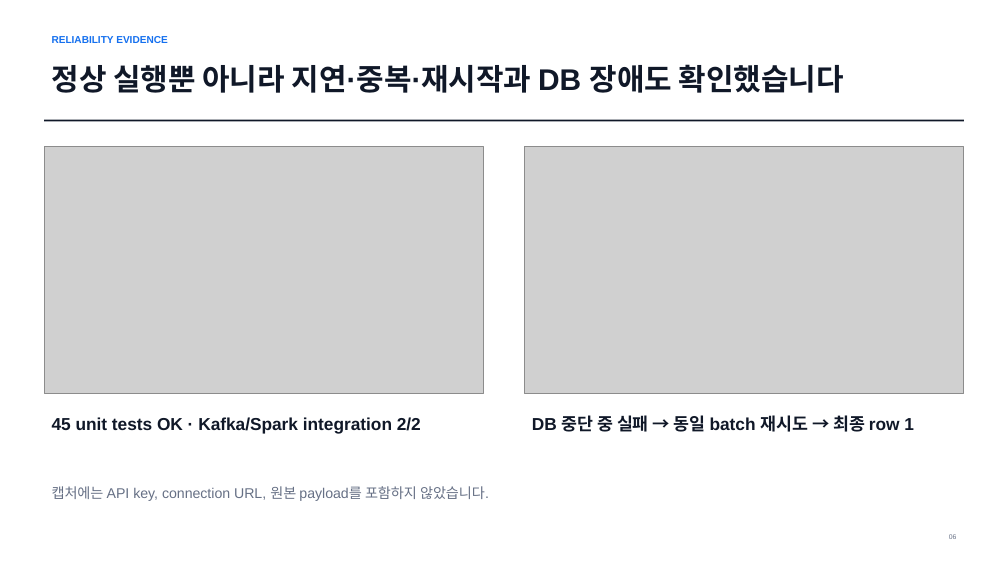
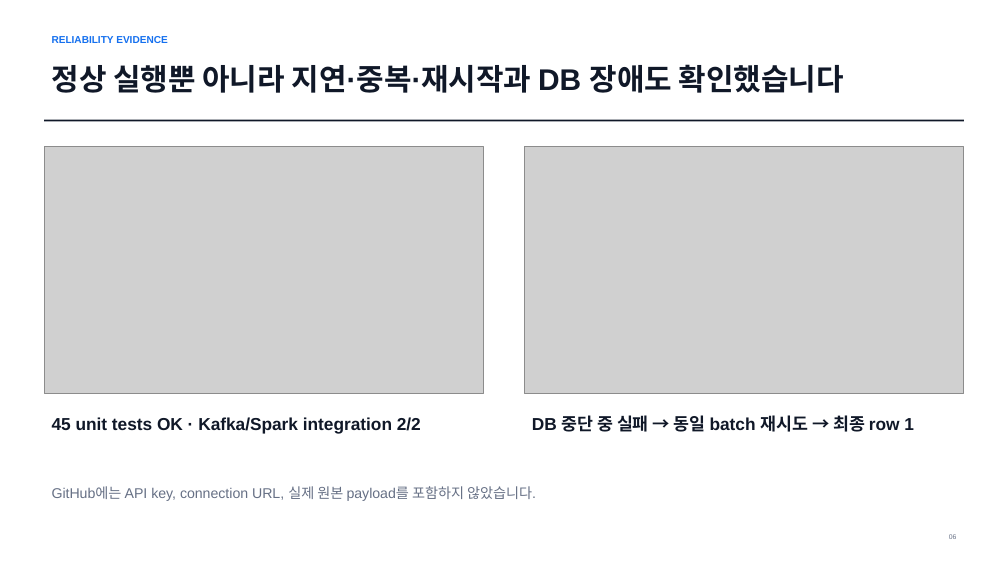
Before and after one commit to hjh6709/us-market-intelligence-pipeline, a slide deck: slide 6 of docs/presentation/us-market-pipeline-assignment.pptx. Drawn at 1008x567 pixels with LibreOffice and Linux fonts; fonts in the diff are those of the drawing; grey boxes stand for pictures. Boxes give left, top, right and bottom in pixels: in the first picture for what was removed or moved away, otherwise in the second. Text is boxed around its words. In the diff, an @@ line names an element or a change of style, - is before the commit and + after.

```diff
--- a/docs/presentation/us-market-pipeline-assignment.pptx
+++ b/docs/presentation/us-market-pipeline-assignment.pptx
@@ text at (x1=52, y1=486, x2=536, y2=501): text changed @@
-캡처에는 API key, connection URL, 원본 payload를 포함하지 않았습니다.
+GitHub에는 API key, connection URL, 실제 원본 payload를 포함하지 않았습니다.
```
Also in this commit, not shown: 5 other slides changed, 45 other files.
